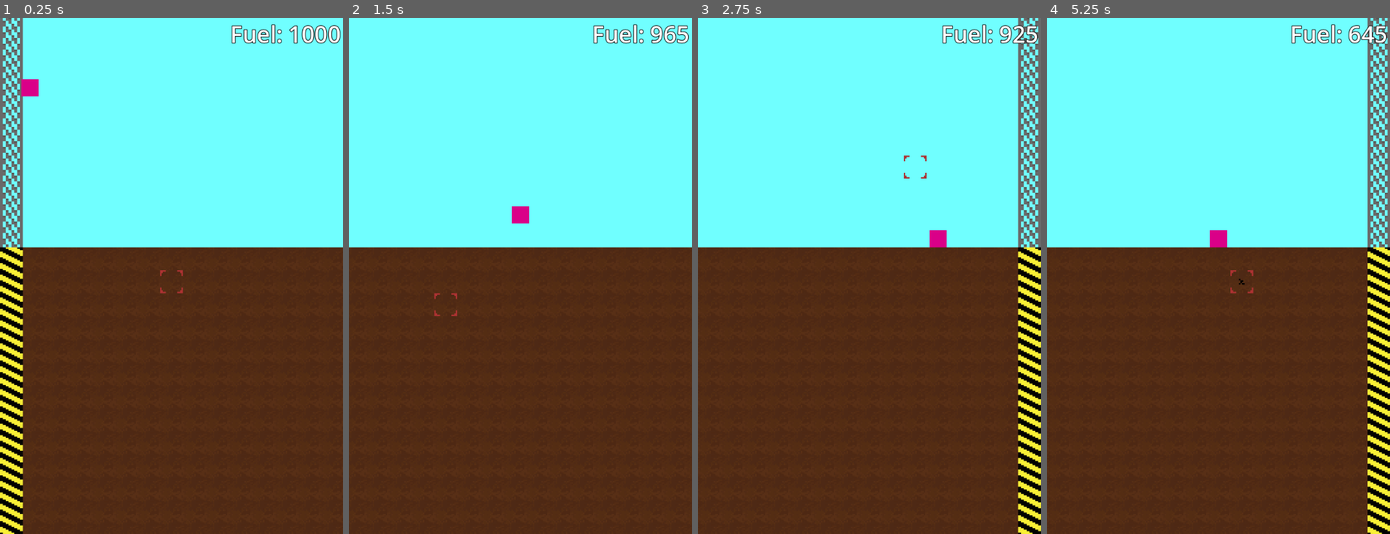
Above: before the commit, frames 1-4 (left to right).
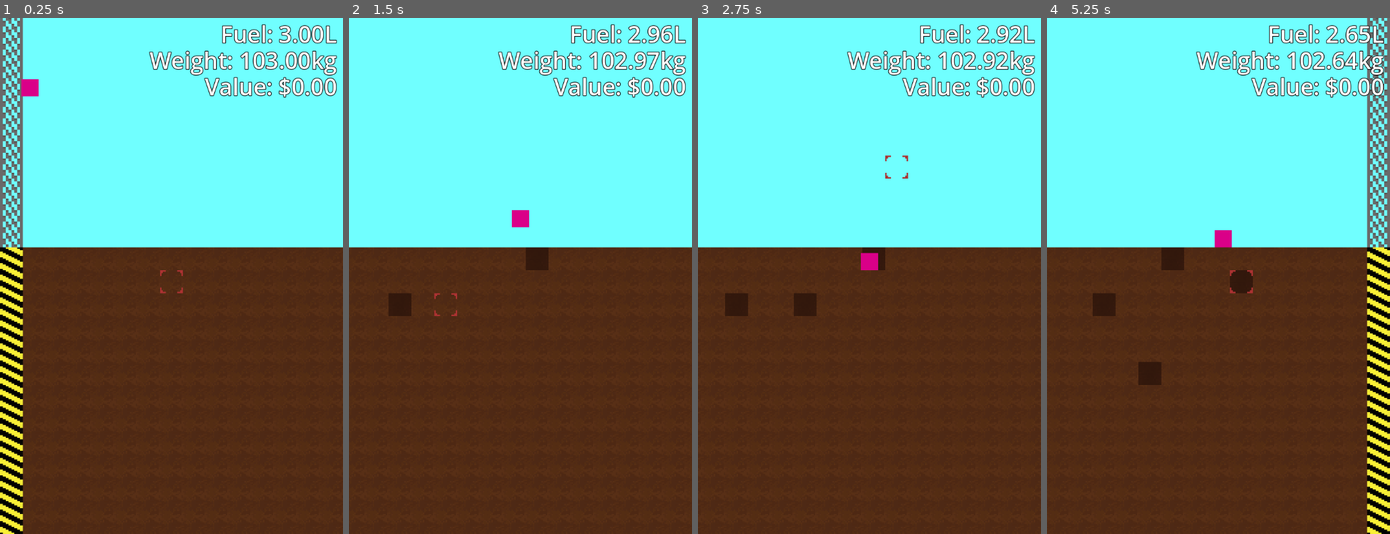
Above: after the commit, the same moments.

Repository: brikr/ludum-dare-57
Game: Godot game, scene res://scenes/main/main.tscn
The game is run twice, just before and just after one commit, with the same random seed, the same clock (stepped at 60 frames per second) and the same inputs.
Inputs (mouse positions are in pixels of both pictures, inside the frame that each line leads up to):
- Up to frame 1 (0.25 s): no input
- Up to frame 2 (1.5 s): move the mouse to (595, 250) at 0.52 s; press the mouse at (595, 250) at 0.53 s; hold D (move_right) from 0.53 s (still down); tap Space (jump) at 0.77, 0.8, 1.07, 1.35 s; move the mouse to (451, 301) at 1.27 s; release the mouse at (451, 301) at 1.28 s
- Up to frame 3 (2.75 s): tap Space (jump) at 1.52, 1.82, 2.3 s; click (800, 301) at 1.55 s; move the mouse to (903, 162) at 2.02 s; release D (move_right) at 2.03 s; press the mouse at (903, 162) at 2.03 s; hold A (move_left) from 2.03 s (still down)
- Up to frame 4 (5.25 s): move the mouse to (1201, 379) at 2.77 s; release A (move_left) at 2.78 s; release the mouse at (1201, 379) at 2.78 s; hold D (move_right) 2.78-4.28 s; click (1201, 379) at 2.85 s; tap Space (jump) at 3.02, 3.32, 4.52, 4.82 s; move the mouse to (1321, 353) at 3.52 s; hold Space (jump) 3.53-4.28 s; move the mouse to (1115, 198) at 4.27 s; hold A (move_left) 4.28-5.03 s; click (1115, 198) at 4.35 s; move the mouse to (1235, 276) at 5.02 s; press the mouse at (1235, 276) at 5.03 s; hold D (move_right) from 5.03 s (still down)

The runs differ from the first frame. In frame 1, 2.9% of the frame differs, in the area x 43-100%, y 1-16%; in frame 2, 3.5%; in frame 3, 9.5%, in the area x 7-100%, y 0-100%; in frame 4, 5.0%.

Commit message:
haul mechs

Diff:
--- a/scenes/constants/constants.gd
+++ b/scenes/constants/constants.gd
@@ -52,3 +52,19 @@
   Tile.TileObjectType.ALIEN_SKULL: 150.0,
   Tile.TileObjectType.ALIEN_TECH: 200.0,
 }
+
+# Haul weight (in kg)
+const OBJECT_WEIGHT: Dictionary[Tile.TileObjectType, float] = {
+  Tile.TileObjectType.GOLD: 1.0,
+  Tile.TileObjectType.BLUE: 1.5,
+  Tile.TileObjectType.ALIEN_SKULL: 10.0,
+  Tile.TileObjectType.ALIEN_TECH: 1.0,
+}
+
+# Haul value (in USD)
+const OBJECT_VALUE: Dictionary[Tile.TileObjectType, float] = {
+  Tile.TileObjectType.GOLD: 10.0,
+  Tile.TileObjectType.BLUE: 40.0,
+  Tile.TileObjectType.ALIEN_SKULL: 1000.0,
+  Tile.TileObjectType.ALIEN_TECH: 2000.0,
+}
--- a/scenes/hud/hud.gd
+++ b/scenes/hud/hud.gd
@@ -1,6 +1,12 @@
 extends CanvasLayer
 
-const FUEL_TEMPLATE := "Fuel: %d"
+const FUEL_WEIGHT_VALUE_TEMPLATE := """Fuel: %.2fL
+Weight: %.2fkg
+Value: $%.2f"""
 
 func _process(delta):
-  $Fuel.text = FUEL_TEMPLATE % %Player.current_fuel
+  $FuelWeightValue.text = FUEL_WEIGHT_VALUE_TEMPLATE % [
+    %Player.current_fuel / 1000,
+    %Player.get_total_weight(),
+    %Player.haul_value
+  ]
--- a/scenes/hud/hud.tscn
+++ b/scenes/hud/hud.tscn
@@ -6,10 +6,12 @@
 [node name="HUD" type="CanvasLayer"]
 script = ExtResource("1_cgeww")
 
-[node name="Fuel" type="Label" parent="."]
-offset_left = 5.0
-offset_right = 715.0
-offset_bottom = 67.0
+[node name="FuelWeightValue" type="Label" parent="."]
+offset_left = 13.0
+offset_right = 707.0
+offset_bottom = 177.0
 theme = ExtResource("1_48c2t")
-text = "Fuel: 0"
+text = "Fuel: 0
+Weight: 0
+Value: $0"
 horizontal_alignment = 2
--- a/scenes/player/player.gd
+++ b/scenes/player/player.gd
@@ -1,38 +1,61 @@
 extends CharacterBody2D
 
 ###### STATS ######
+## Stats might change from shop items or temporary boosts
+## Weight
+# how fat u r (in kg)
+var player_weight = 100.0
+## Speed and acceleration
 # max horizontal ground speed
 var speed = 150.0
 # acceleration (per physics frame)
 var accel = 30.0
 # acceleration in the air
 var air_accel = 5.0
-# instantaneous vertical velocity bonus when jumping off the ground
-var jump_velocity = 300.0
-# jetpack vertical acceleration
-var jetpack_accel = 30.0
+## Jumping
+# instantaneous vertical velocity bonus when jumping off the ground at 0kg
+var max_jump_velocity = 400.0
+# lowest jump velocity can go to if you're overburdened
+var min_jump_velocity = 150.0
+# how much your jump velocity is lowered per kg of weight
+var jump_velocity_penalty = 1.0
+## Jetpack
+# jetpack vertical acceleration at 0kg
+var max_jetpack_accel = 40.0
+# lowest jetpack accel can go to if you're overburdened
+var min_jetpack_accel = 15.0
+# how much your jetpack accel is lowered per kg of weight
+var jetpack_accel_penalty = 0.1
 # max upward speed
 var jetpack_speed_limit = 175.0
+# gas tank size (in mL)
+var fuel_capacity = 3000.0
+# how much fuel the jetpack consumes (in mL per physics frame)
+var jetpack_fuel_efficiency = 5.0
+## Digging
+# digging power (per physics frame)
+# TODO: this should be 1.0 for real digging to return
+var digging_power = 100.0
+## Falling
 # Get the gravity from the project settings to be synced with RigidBody nodes.
 var gravity = ProjectSettings.get_setting("physics/2d/default_gravity")
 # max fall speed
 var terminal_velocity = 350.0
-# digging power (per physics frame)
-var digging_power = 1.0
-# gas tank size (in mL)
-var fuel_capacity = 1000.0
-# how much fuel the jetpack consumes (in mL per physics frame)
-var jetpack_fuel_efficiency = 5.0
 
 ###### STATE ######
-# digging state
+## State changes constantly as you are performing actions
+## Digging
 var is_digging = false
 var current_digging_tile: Tile
 # amount of power expended on current tile
 var digging_progress = 0.0
-
-# fuel state
+## Fuel
 var current_fuel = fuel_capacity
+## Haul
+# value of haul (in United States Dollars)
+var haul_value = 0.0
+# how heavy ur shid is (in kg)
+var haul_weight = 0.0
 
 func _ready():
   # set camera limits to generated world
@@ -51,7 +74,7 @@
     # Ground stuff
     # Handle jump
     if Input.is_action_just_pressed("jump"):
-      velocity.y = jump_velocity * -1
+      velocity.y = get_jump_velocity() * -1
       $JetpackDelay.start()
 
     # Handle floor movement
@@ -75,9 +98,7 @@
 
     if Input.is_action_pressed("jump") && $JetpackDelay.is_stopped() && current_fuel > 0:
       # jetpack go brrr
-      velocity.y -= jetpack_accel
-      # limit jetpack boosties
-      velocity.y = max(velocity.y, -jetpack_speed_limit)
+      velocity.y = move_toward(velocity.y, -jetpack_speed_limit, get_jetpack_accel())
       # consume fuel
       current_fuel -= jetpack_fuel_efficiency
 
@@ -109,7 +130,11 @@
 
     # if our current progress exceeds the tile's difficulty, blow it up
     if digging_progress >= current_digging_tile.difficulty():
+      # collect resources
+      add_to_haul(current_digging_tile)
+      # belete tile
       GameState.dig(current_digging_tile.coords)
+      # cease digging
       clear_digging_state()
   else:
     clear_digging_state()
@@ -136,3 +161,16 @@
     Vector2(0.0, 0.0),
     Vector2(Constants.MAX_WORLD_WIDTH * Constants.TILE_WIDTH, Constants.MAX_GEN_DEPTH * Constants.TILE_WIDTH)
   )
+
+func get_total_weight():
+  return player_weight + haul_weight + (current_fuel / 1000)
+
+func add_to_haul(tile: Tile):
+  haul_weight += current_digging_tile.weight()
+  haul_value += current_digging_tile.value()
+
+func get_jump_velocity():
+  return max(max_jump_velocity - get_total_weight() * jump_velocity_penalty, min_jump_velocity)
+
+func get_jetpack_accel():
+  return max(max_jetpack_accel - get_total_weight() * jetpack_accel_penalty, min_jetpack_accel)
--- a/scenes/ui_theme.tres
+++ b/scenes/ui_theme.tres
@@ -1,5 +1,6 @@
 [gd_resource type="Theme" format=3 uid="uid://dmwt5ilifg3r8"]
 
 [resource]
+Label/constants/line_spacing = -12
 Label/constants/outline_size = 5
 Label/font_sizes/font_size = 48
--- a/scripts/tile.gd
+++ b/scripts/tile.gd
@@ -22,6 +22,12 @@
 func difficulty():
   return Constants.TILE_DIFFICULTY.get(type, 0.0) + Constants.OBJECT_DIFFICULTY.get(objectType, 0.0)
 
+func weight():
+  return Constants.OBJECT_WEIGHT.get(objectType, 0.0)
+
+func value():
+  return Constants.OBJECT_VALUE.get(objectType, 0.0)
+
 func clear():
   type = TileType.EMPTY
   objectType = TileObjectType.NONE
